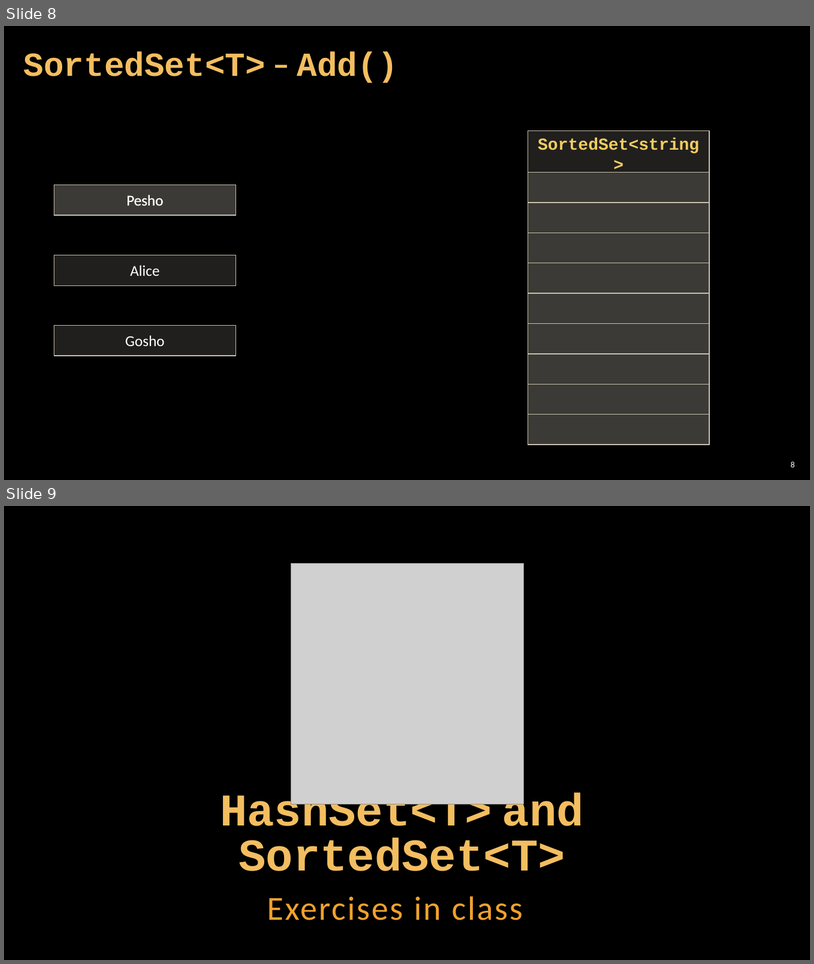
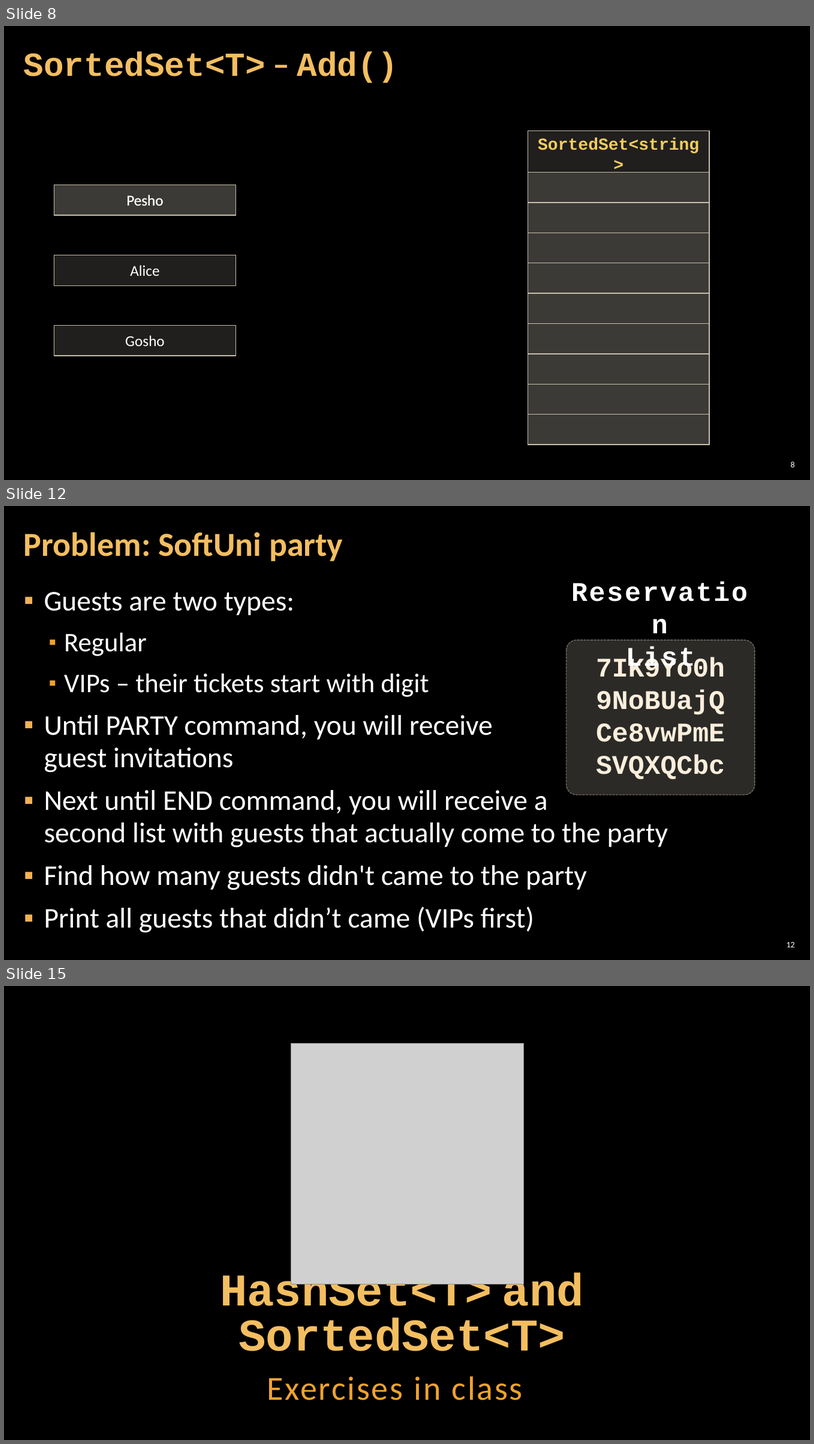
Before and after one commit to GoldenR1618/SoftUni-Exercises-and-Exams, a slide deck: 05.C#_Advanced/02.SETS_AND_DICTIONARIES/02. CSharp-Advanced-Sets-And-Dictionaries.pptx. Shown one above the other, each under a label of ours: slides 8 and 9 before the commit, slides 8, 12 and 15 after it; the slides between them are not shown. The pictures are 814x964 and 814x1444 pixels, drawn with LibreOffice and Linux fonts; fonts in the diff are those of the drawing; grey boxes stand for pictures; background and template pictures are left out. Boxes give left, top, right and bottom in pixels: in the first picture for what was removed or moved away, otherwise in the second. Text is boxed around its words. In the diff, an @@ line names an element or a change of style, - is before the commit and + after.

```diff
--- a/05.C#_Advanced/02.SETS_AND_DICTIONARIES/02. CSharp-Advanced-Sets-And-Dictionaries.pptx
+++ b/05.C#_Advanced/02.SETS_AND_DICTIONARIES/02. CSharp-Advanced-Sets-And-Dictionaries.pptx
@@ slide 12 added at <box>4,506,810,960</box>, background picture (left out) @@
@@ title added at <box>24,532,343,561</box>, 40 pt, text #F3BE60, bold @@
+Problem: SoftUni party
@@ text added at <box>44,592,669,932</box>, 34 pt, text #FFFFFF @@
+▪ Guests are two types:
+  ▪ Regular
+  ▪ VIPs – their tickets start with digit
+▪ Until PARTY command, you will receive
+  guest invitations
+▪ Next until END command, you will receive a
+  second list with guests that actually come to the party
+▪ Find how many guests didn't came to the party
+▪ Print all guests that didn’t came (VIPs first)
@@ rounded rectangle added at <box>567,640,755,795</box>, fill #D9D5C7 at 20% opacity, outline #C7BFAC 1 pt dashed, 32 pt, text #FBEEDC, bold @@
+7IK9Yo0h
+9NoBUajQ
+Ce8vwPmE
+SVQXQCbc
@@ text added at <box>626,646,696,673</box>, 32 pt, text #FFFFFF, bold @@
+Reservation
+List
@@ page number added at <box>787,942,795,947</box>, 10 pt, text #FFFFFF @@
+12
@@ what was slide 9 is now slide 15 @@
```
Also in this commit, not shown: 6 slides changed, 19 other slides added, 1 other file.
